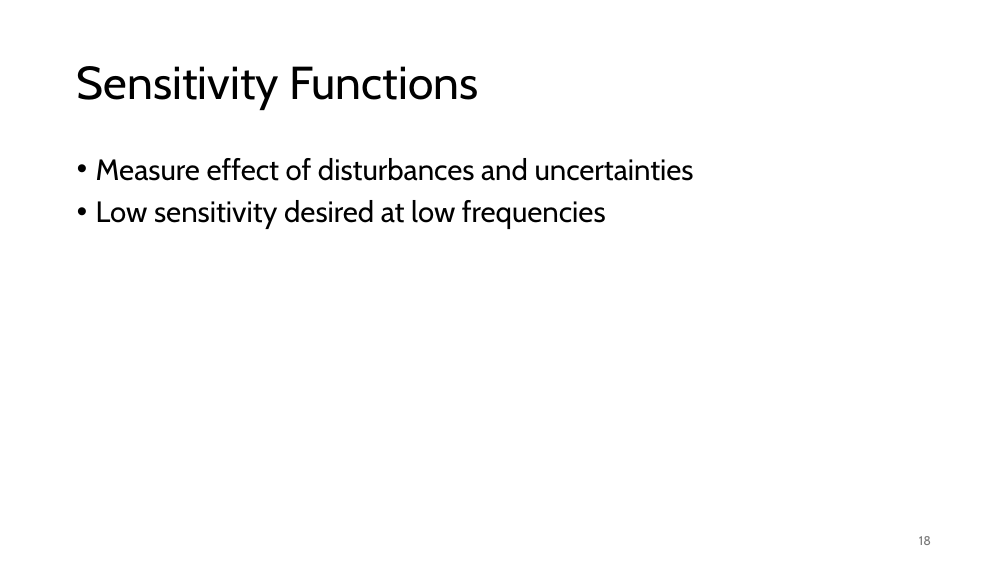
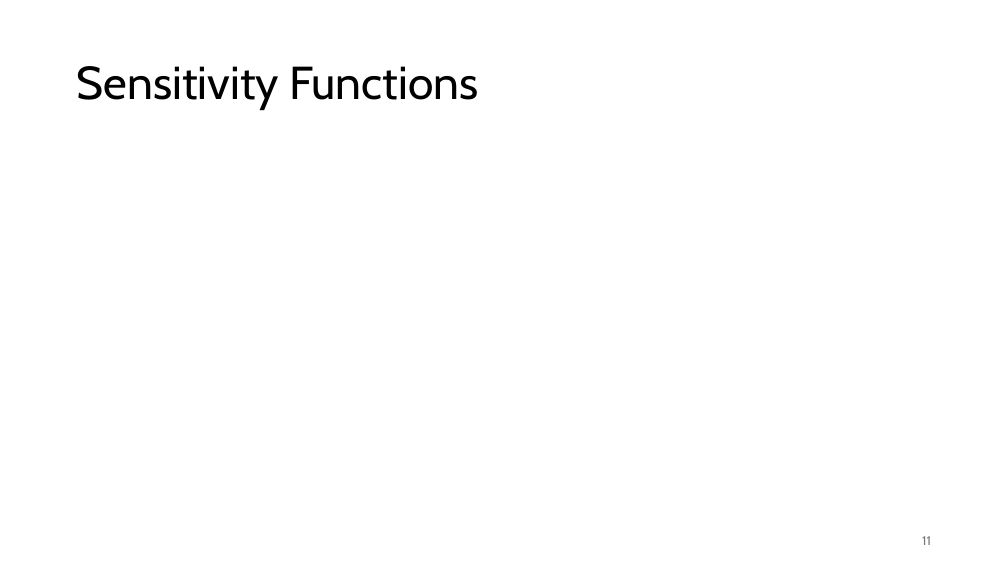
Before and after one commit to FelixWick/control_engineering, a slide deck: slide 11 of slides/5_controller_design.pptx (slide 18 before the commit). Drawn at 1008x567 pixels with LibreOffice and Linux fonts; fonts in the diff are those of the drawing; grey boxes stand for pictures. Boxes give left, top, right and bottom in pixels: in the first picture for what was removed or moved away, otherwise in the second. Text is boxed around its words. In the diff, an @@ line names an element or a change of style, - is before the commit and + after.

```diff
--- a/slides/5_controller_design.pptx
+++ b/slides/5_controller_design.pptx
@@ text removed at (x1=96, y1=158, x2=694, y2=229) @@
-• Measure effect of disturbances and uncertainties
-• Low sensitivity desired at low frequencies
@@ page number at (x1=922, y1=536, x2=931, y2=545): text changed @@
-18
+11
```
Also in this commit, not shown: 12 other slides changed, 9 slides added, 4 other files.
